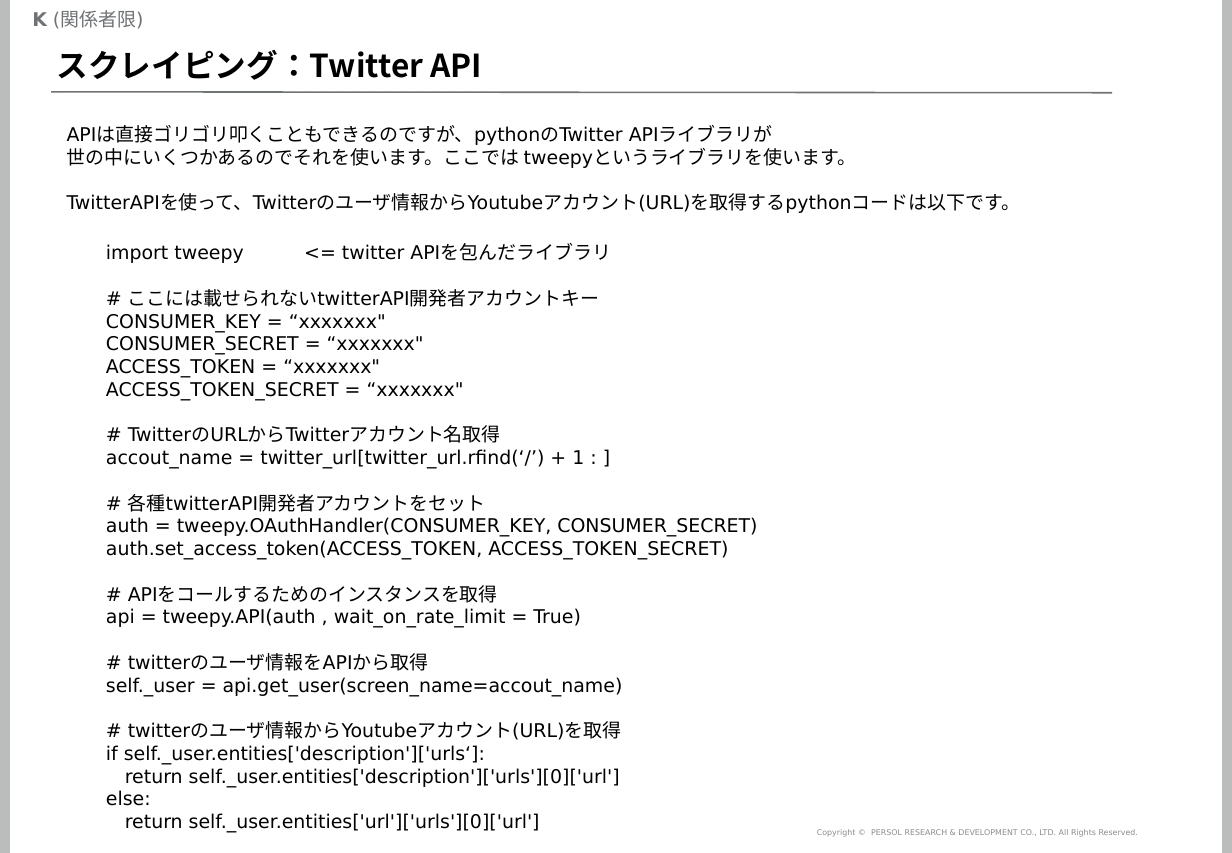
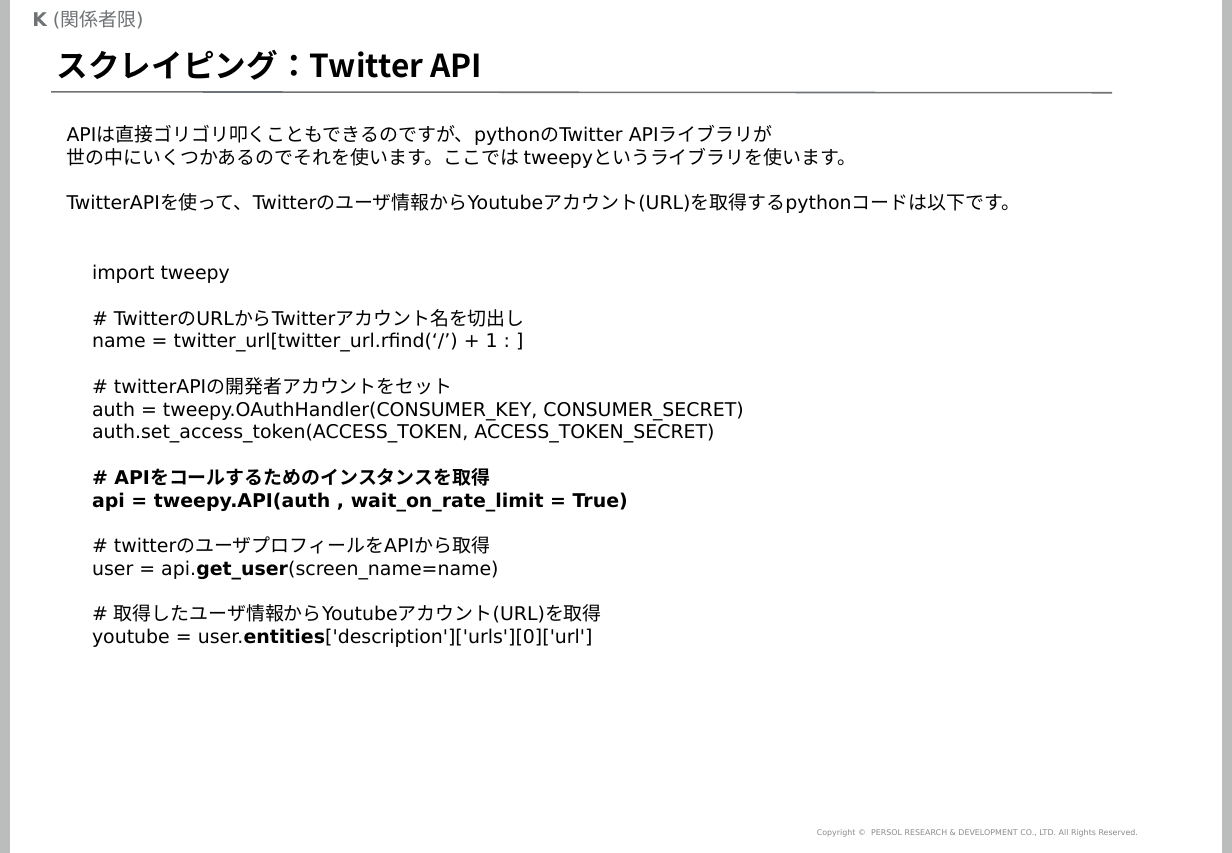
Before and after one commit to mogrodown/python_session, a slide deck: slide 39 of doc/python中級講座_2020.pptx (slide 37 before the commit). Drawn at 1232x853 pixels with LibreOffice and Linux fonts; fonts in the diff are those of the drawing; background and template pictures are left out. Boxes give left, top, right and bottom in pixels: in the first picture for what was removed or moved away, otherwise in the second. Text is boxed around its words. In the diff, an @@ line names an element or a change of style, - is before the commit and + after.

```diff
--- a/doc/python中級講座_2020.pptx
+++ b/doc/python中級講座_2020.pptx
@@ text "import tweepy": place and size @@
-text "import tweepy" at [106, 244, 757, 833]
+text "import tweepy" at [92, 264, 743, 647]
@@ text at [92, 264, 525, 395]: text changed @@
-import tweepy <= twitter APIを包んだライブラリ
-# ここには載せられないtwitterAPI開発者アカウントキー
-CONSUMER_KEY = “xxxxxxx"
-CONSUMER_SECRET = “xxxxxxx"
-ACCESS_TOKEN = “xxxxxxx"
-ACCESS_TOKEN_SECRET = “xxxxxxx"
-# TwitterのURLからTwitterアカウント名取得
-accout_name = twitter_url[twitter_url.rfind(‘/’) + 1 : ]
-# 各種twitterAPI開発者アカウントをセット
+import tweepy
+# TwitterのURLからTwitterアカウント名を切出し
+name = twitter_url[twitter_url.rfind(‘/’) + 1 : ]
+# twitterAPIの開発者アカウントをセット
@@ text at [92, 469, 628, 512]: bold on in "# APIをコールするためのインスタンスを取得", "api = tweepy.API(auth , wait_on_rate_limit = True)" @@
@@ text at [92, 537, 602, 647]: text changed @@
-# twitterのユーザ情報をAPIから取得
-self._user = api.get_user(screen_name=accout_name)
-# twitterのユーザ情報からYoutubeアカウント(URL)を取得
-if self._user.entities['description']['urls‘]:
-return self._user.entities['description']['urls'][0]['url']
-else:
-return self._user.entities['url']['urls'][0]['url']
+# twitterのユーザプロフィールをAPIから取得
+user = api.get_user(screen_name=name)
+# 取得したユーザ情報からYoutubeアカウント(URL)を取得
+youtube = user.entities['description']['urls'][0]['url']
```
Also in this commit, not shown: 29 other slides changed, 6 slides added, 2 slides removed, 6 other files.
